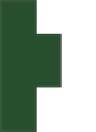
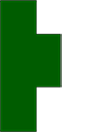
Comparing the layer stacks of the two (96, 132) images. Changes:
painted on "Layer 1" over (x1=0, y1=0, x2=62, y2=132)
